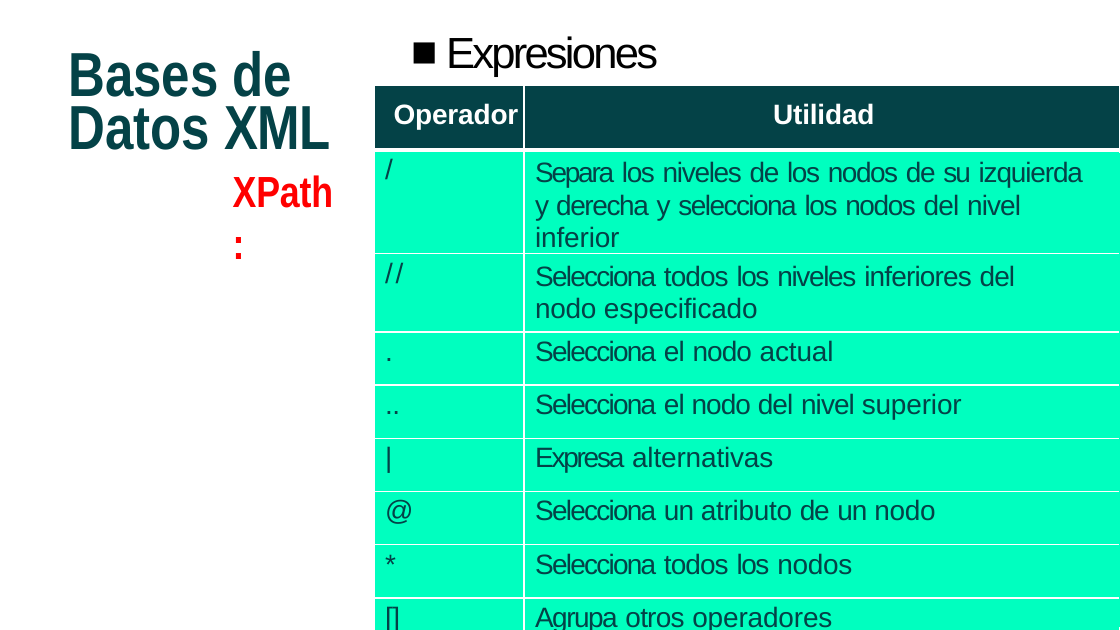
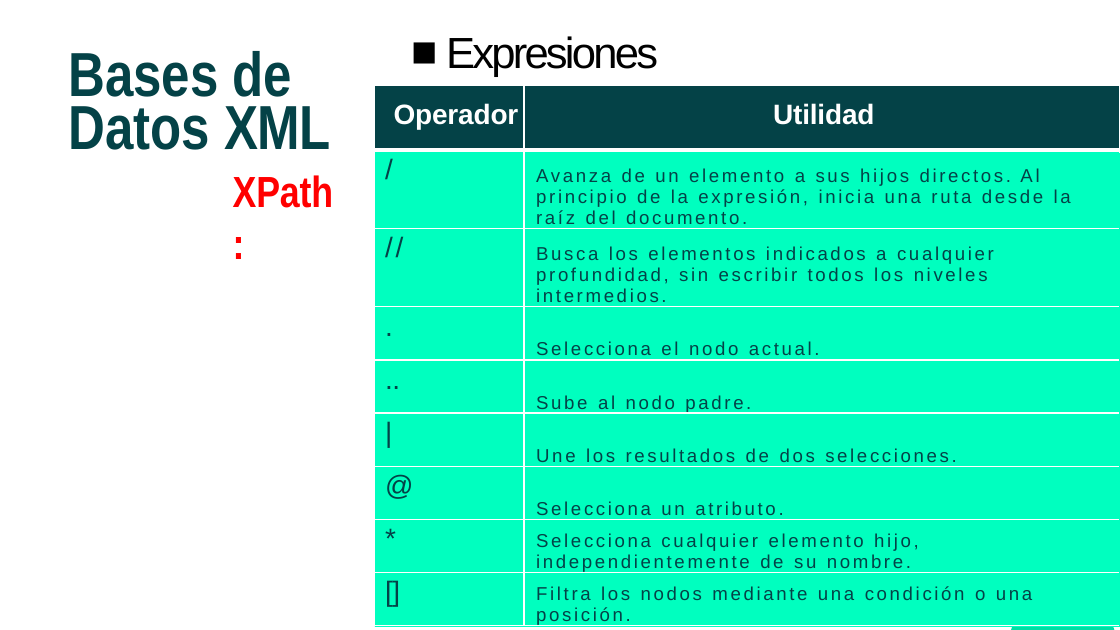
Before and after one commit to CodeWithJuancho/CEIABD_Modulos-de-Big-Data, a slide deck: slide 30 of BIU/UT2 - Almacenamiento y consulta de datos/UT2_1 XML/UT2_1 XML.pptx. Drawn at 1120x630 pixels with LibreOffice and Linux fonts; fonts in the diff are those of the drawing. Boxes give left, top, right and bottom in pixels: in the first picture for what was removed or moved away, otherwise in the second. Text is boxed around its words. In the diff, an @@ line names an element or a change of style, - is before the commit and + after.

```diff
--- a/BIU/UT2 - Almacenamiento y consulta de datos/UT2_1 XML/UT2_1 XML.pptx
+++ b/BIU/UT2 - Almacenamiento y consulta de datos/UT2_1 XML/UT2_1 XML.pptx
@@ table at <box>374,85,1120,630</box> @@
-row 2, column 2: Separa los niveles de los nodos de su izquierda y derecha y selecciona los nodos del nivel inferior
+row 2, column 2: Avanza de un elemento a sus hijos directos. Al principio de la expresión, inicia una ruta desde la raíz del documento.
-row 3, column 2: Selecciona todos los niveles inferiores del nodo especificado
+row 3, column 2: Busca los elementos indicados a cualquier profundidad, sin escribir todos los niveles intermedios.
-row 4, column 2: Selecciona el nodo actual
+row 4, column 2: Selecciona el nodo actual.
-row 5, column 2: Selecciona el nodo del nivel superior
+row 5, column 2: Sube al nodo padre.
-row 6, column 2: Expresa alternativas
+row 6, column 2: Une los resultados de dos selecciones.
-row 7, column 2: Selecciona un atributo de un nodo
+row 7, column 2: Selecciona un atributo.
-row 8, column 2: Selecciona todos los nodos
+row 8, column 2: Selecciona cualquier elemento hijo, independientemente de su nombre.
-row 9, column 2: Agrupa otros operadores
+row 9, column 2: Filtra los nodos mediante una condición o una posición.
```
Also in this commit, not shown: 12 other slides changed, 5 slides added, 12 other files.
